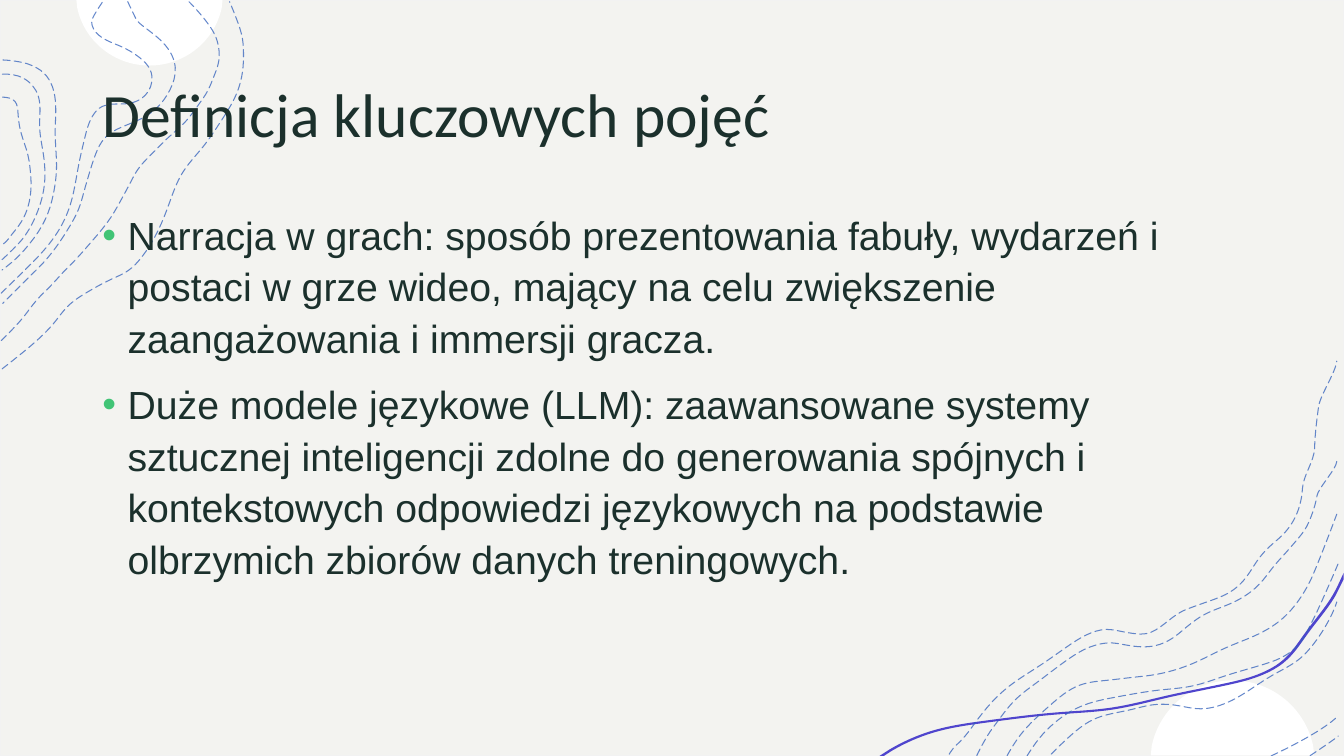
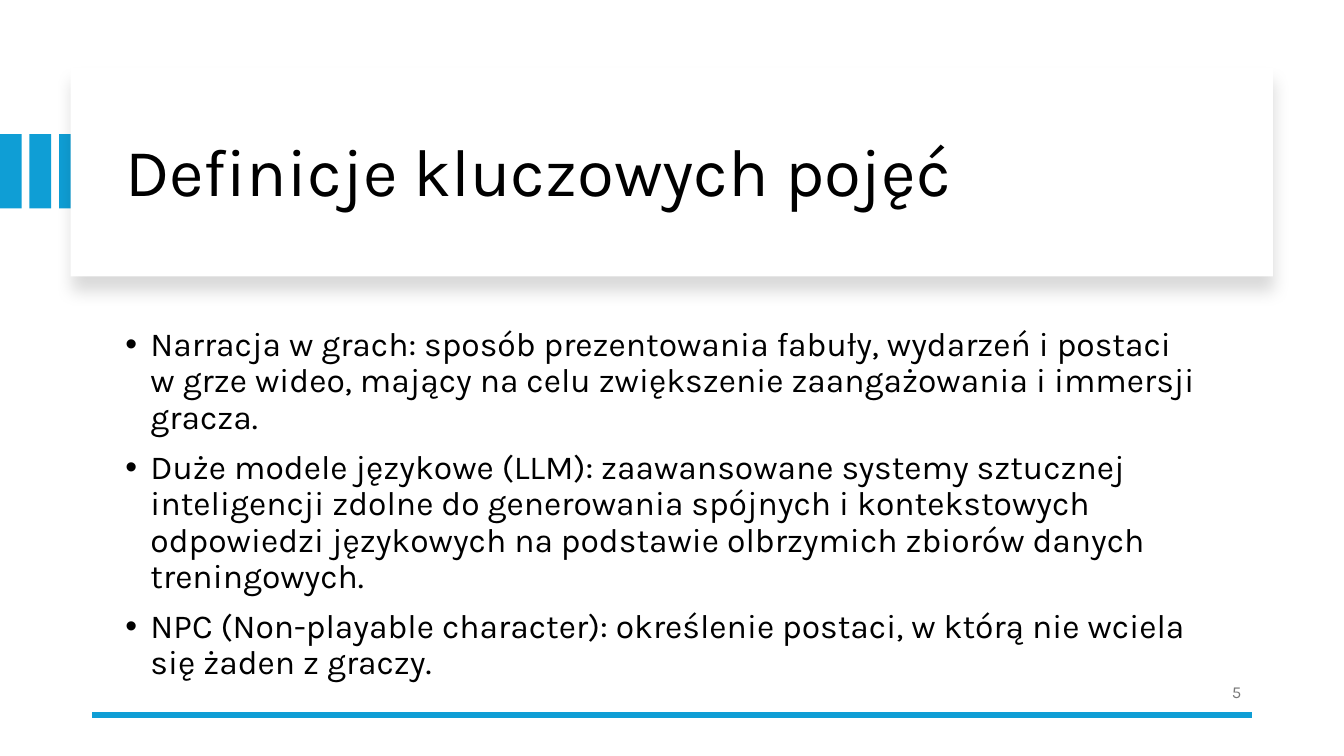
Before and after one commit to KyattPL/masters-backup, a slide deck: slide 5 of Seminarium Dyplomowe/Seminarium dyplomowe - prezka 1.pptx (slide 4 before the commit). Drawn at 1344x756 pixels with LibreOffice and Linux fonts; fonts in the diff are those of the drawing. Boxes give left, top, right and bottom in pixels: in the first picture for what was removed or moved away, otherwise in the second. Text is boxed around its words. In the diff, an @@ line names an element or a change of style, - is before the commit and + after.

```diff
--- a/Seminarium Dyplomowe/Seminarium dyplomowe - prezka 1.pptx
+++ b/Seminarium Dyplomowe/Seminarium dyplomowe - prezka 1.pptx
@@ rectangle removed at (x1=0, y1=0, x2=1344, y2=756) @@
@@ freeform shape removed at (x1=77, y1=0, x2=223, y2=66) @@
@@ rectangle added at (x1=71, y1=68, x2=1273, y2=276), fill #FFFFFF @@
@@ group removed at (x1=1, y1=2, x2=244, y2=369): 7 freeform shapes @@
@@ rectangle added at (x1=0, y1=134, x2=21, y2=209), fill #0F9ED5 @@
@@ rectangle added at (x1=29, y1=134, x2=50, y2=209), fill #0F9ED5 @@
@@ rectangle added at (x1=59, y1=134, x2=81, y2=209), fill #0F9ED5 @@
@@ title at (x1=125, y1=144, x2=951, y2=213): text changed; size 44 to 48 pt; font Calibri to Karla; text colour #1B302C to #000000 @@
-Definicja kluczowych pojęć
+Definicje kluczowych pojęć
@@ text "Narracja w grach: sposób prezentowania ..." moved from (x1=128, y1=220, x2=1159, y2=582) to (x1=150, y1=330, x2=1194, y2=683) @@
@@ text "Narracja w grach: sposób prezentowania ..." at (x1=150, y1=330, x2=1194, y2=683): vertical alignment top to middle @@
@@ text at (x1=150, y1=330, x2=1194, y2=597): size 28 to 24 pt, font Arial to Karla, text colour #1B302C to #000000 in "Narracja w grach: sposób prezentowania fabuły, wydarzeń ...", "Duże modele językowe (LLM): zaawansowane systemy sztucznej ..."; line spacing 1.1 to 0.9 @@
@@ group removed at (x1=950, y1=361, x2=1339, y2=756): 7 freeform shapes @@
@@ freeform shape removed at (x1=879, y1=573, x2=1344, y2=756) @@
@@ text at (x1=150, y1=612, x2=1185, y2=683): paragraph added @@
+• NPC (Non-playable character): określenie postaci, w którą nie wciela się żaden z graczy.
@@ freeform shape removed at (x1=1151, y1=681, x2=1315, y2=755) @@
@@ page number added at (x1=1232, y1=687, x2=1241, y2=698), 12 pt, text #797979 @@
+5
@@ line added from (1252, 715) to (93, 715), #0F9ED5 4.5 pt @@
```
Also in this commit, not shown: 6 other slides changed, 15 slides added, 9 slides removed.
